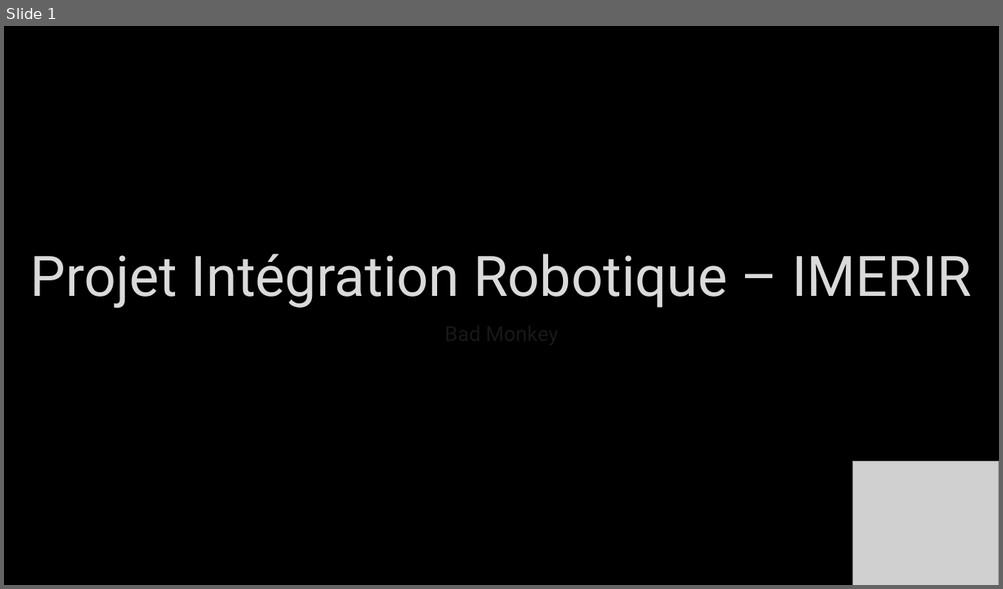
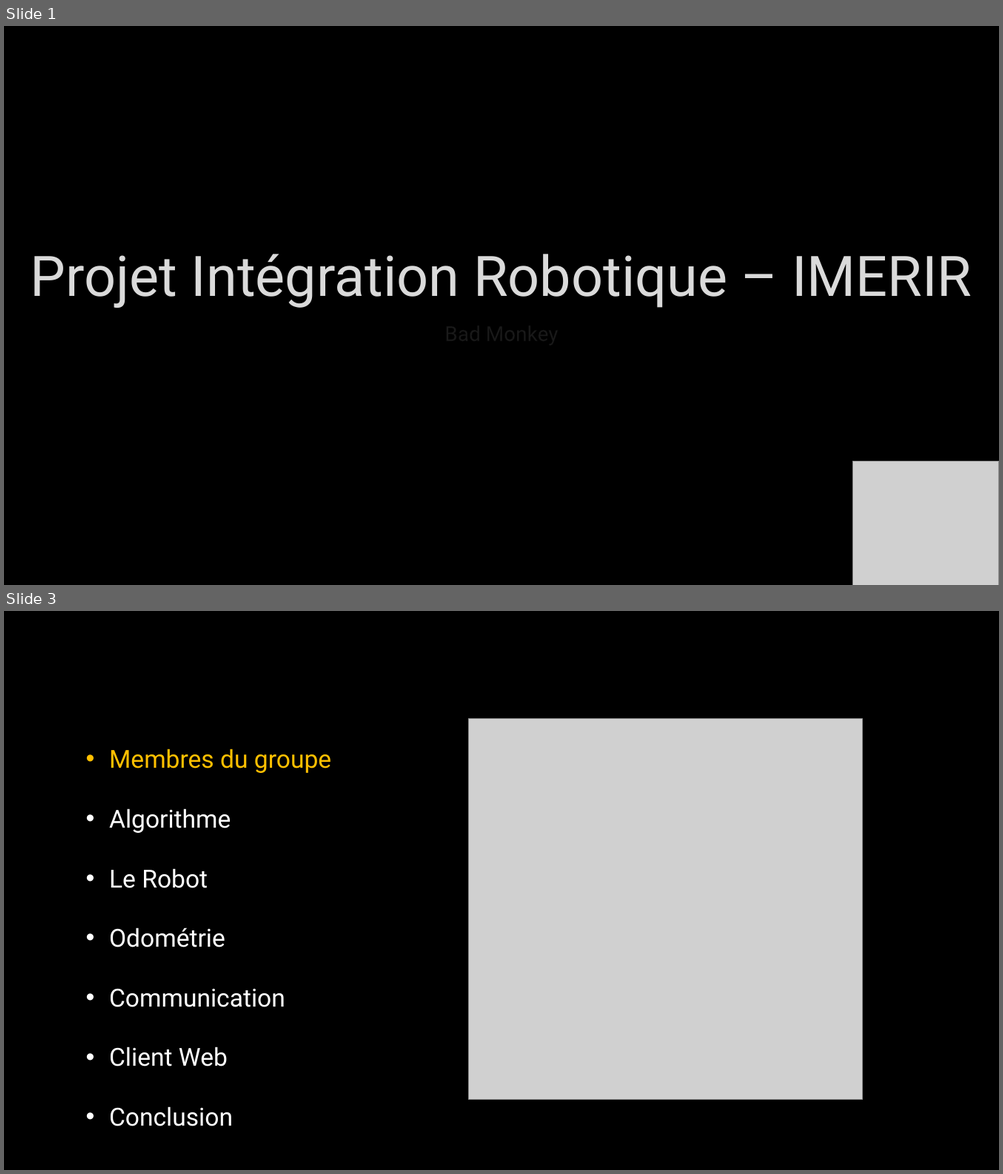
Before and after one commit to CyrilPy/BadMonkey, a slide deck: Gestion projet/Projet intégration robotique – IMERIR.pptx. Shown one above the other, each under a label of ours: slide 1 before the commit, slides 1 and 3 after it; the slides between them are not shown. The pictures are 1003x589 and 1003x1174 pixels, drawn with LibreOffice and Linux fonts; fonts in the diff are those of the drawing; grey boxes stand for pictures; background and template pictures are left out. Boxes give left, top, right and bottom in pixels: in the first picture for what was removed or moved away, otherwise in the second. Text is boxed around its words. In the diff, an @@ line names an element or a change of style, - is before the commit and + after.

```diff
--- a/Gestion projet/Projet intégration robotique – IMERIR.pptx
+++ b/Gestion projet/Projet intégration robotique – IMERIR.pptx
@@ slide 3 added at <box>4,611,999,1170</box>, background picture (left out) @@
@@ picture added at <box>469,718,862,1099</box> @@
@@ text added at <box>109,749,331,1127</box>, 24 pt, text #FFFFFF @@
+• Membres du groupe
+• Algorithme
+• Le Robot
+• Odométrie
+• Communication
+• Client Web
+• Conclusion
```
Also in this commit, not shown: 2 slides changed, 1 slide removed, 1 other file.
